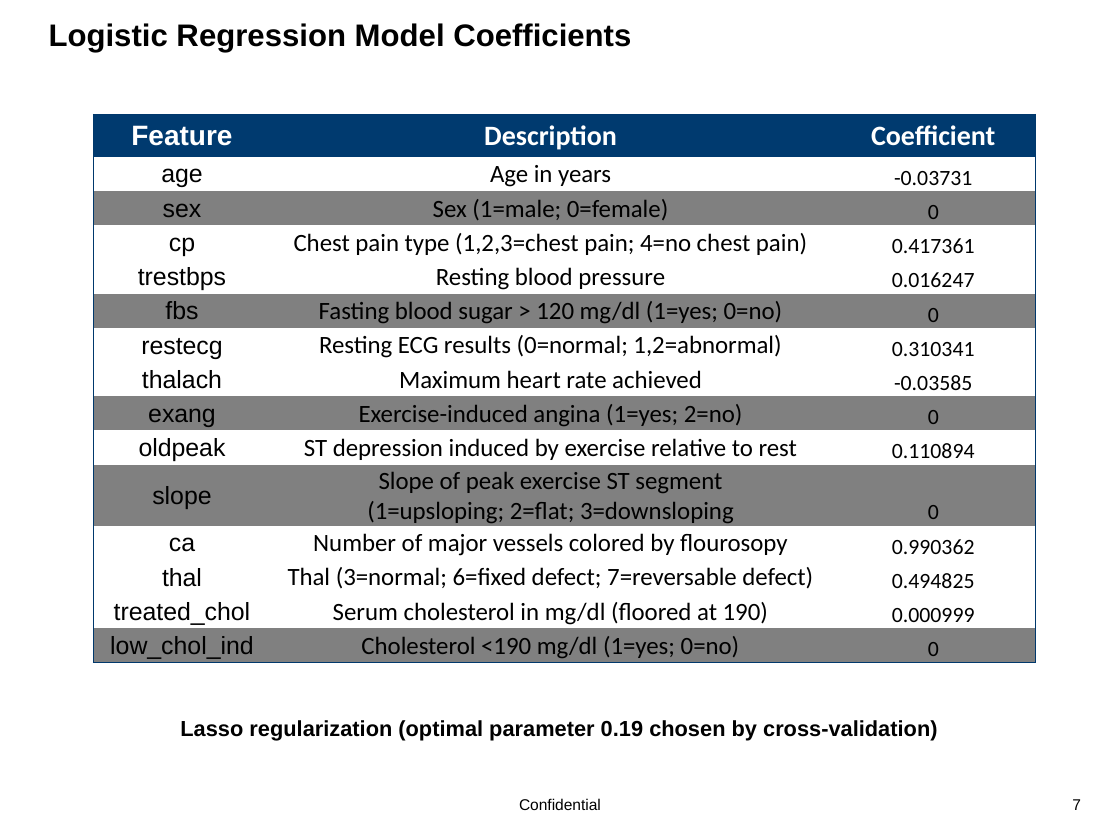
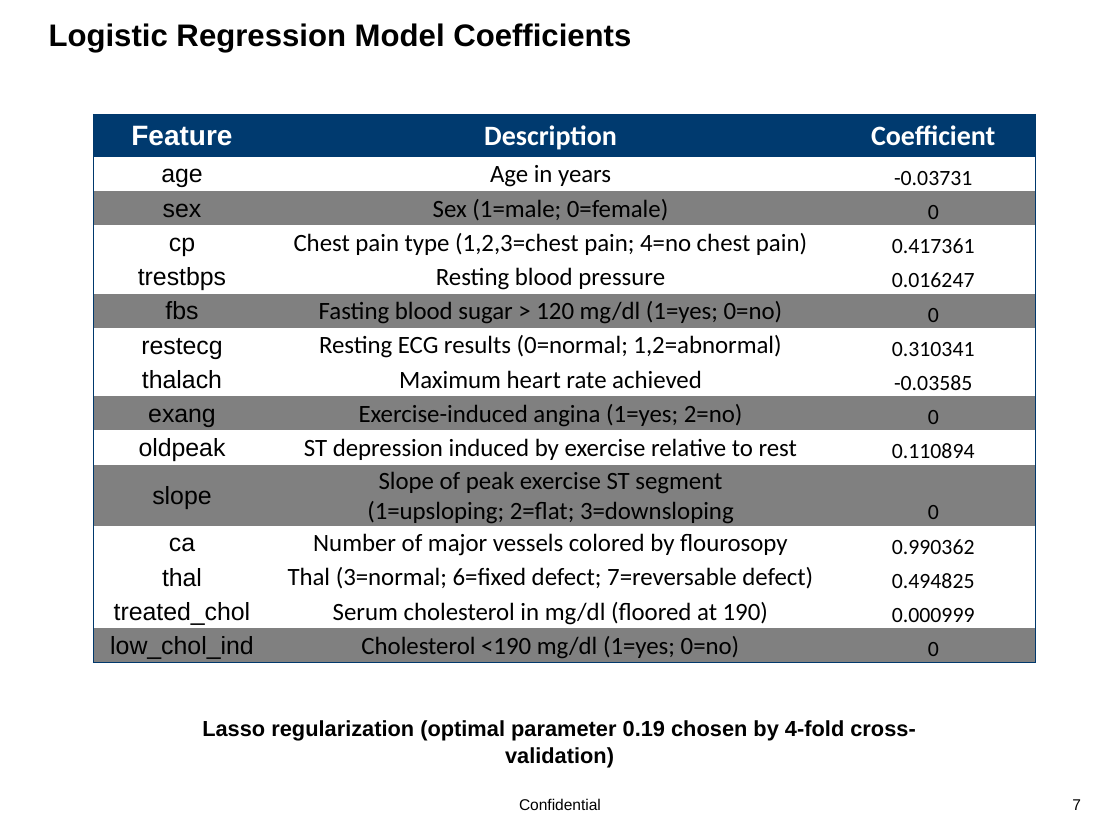
Before and after one commit to StevenLiCOF/DSCB_Project_2_Group, a slide deck: slide 7 of project_2/heart_disease_presentation.pptx. Drawn at 1120x840 pixels with LibreOffice and Linux fonts; fonts in the diff are those of the drawing; background and template pictures are left out. Boxes give left, top, right and bottom in pixels: in the first picture for what was removed or moved away, otherwise in the second. Text is boxed around its words. In the diff, an @@ line names an element or a change of style, - is before the commit and + after.

```diff
--- a/project_2/heart_disease_presentation.pptx
+++ b/project_2/heart_disease_presentation.pptx
@@ text at <box>202,720,915,741</box>: text changed @@
-Lasso regularization (optimal parameter 0.19 chosen by cross-validation)
+Lasso regularization (optimal parameter 0.19 chosen by 4-fold cross-validation)
```
Also in this commit, not shown: 2 other slides changed.
